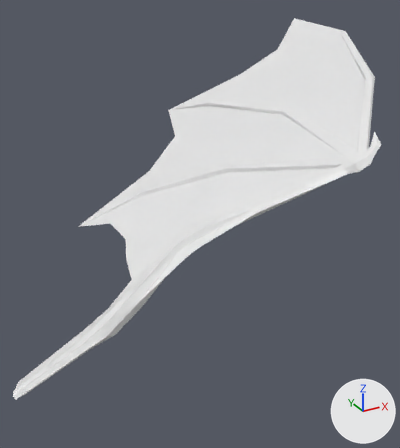
The OBJ model Models/dragon_2_left_wing.obj: old version first, new version second.
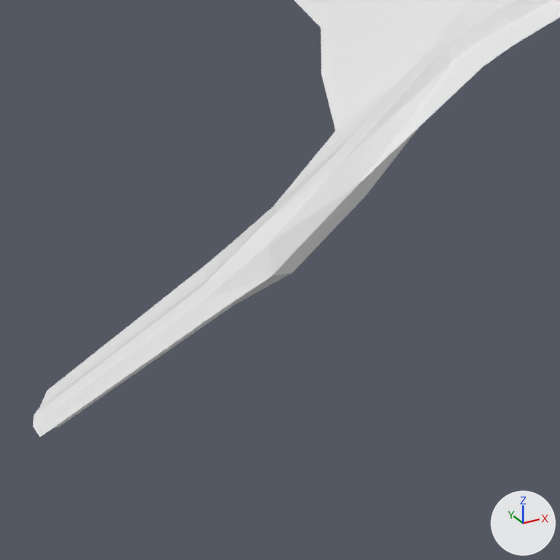
There are two pictures of each version: one whole from a camera (50 mm lens) standing at (-3.6, -32.1, 38.2) and looking at (17.7, 6.7, 18.8), one close up on the part from 0% to 55% of the width and 51% to 100% of the height. The lights are fixed; the arrows at lower right show +X, +Y and +Z. Where no turn or scale is listed for an object, it has been applied to the vertices.

The scene before the commit, as lines of its bpy script (objects in view):
```python
me_cylinder_001 = bpy.data.meshes.new('Cylinder.001')
me_cylinder_001.from_pydata(...)  # 175 vertices, 346 faces; spans x -0.9..38.3, y -8.6..25.4, z 15.6..34.3
# before: 160 (4.2, -2.5, 16.9), 162 (4.4, -3.1, 16.7) at pixel (232, 306), 165 (3.9, -2.5, 17.3) at pixel (205, 280), 166 (4.4, -1.5, 17.0) at pixel (210, 260)
ob_cylinder_001 = bpy.data.objects.new('Cylinder.001', me_cylinder_001)
ob_cylinder_001.location = (0.0, 0.0, 0.0)
```
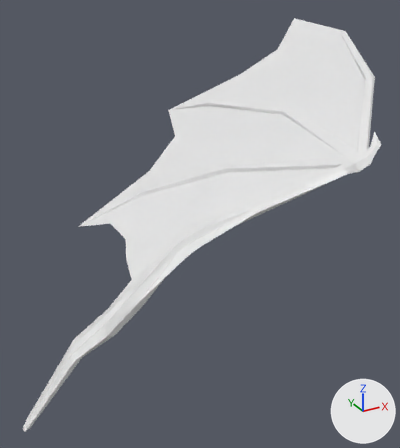
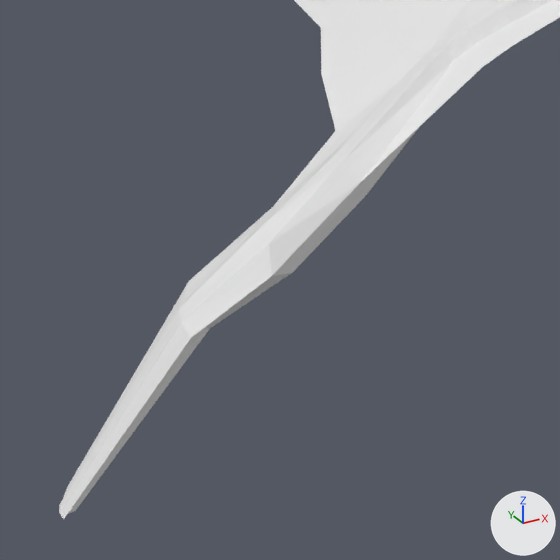
Commit message: fixed the dragon some more

Where the change shows, as pixel boxes (x1, y1, x2, y2) in the close-ups (560 x 560 px; the box of a moved part takes in the faces that stretch with it):
'Cylinder.001', reshaped
    before: (33, 0, 560, 437)
    after: (59, 0, 560, 520)
part 1 of me_cylinder_001, moved or reshaped
    before: (33, 207, 291, 437)
    after: (59, 207, 291, 520)

The change in detail:
me_cylinder_001 has 175 vertices, 346 faces and spans x -0.9..38.3, y -8.6..25.4, z 15.6..34.3.
me_cylinder_001 is used by ob_cylinder_001; location (0.0, 0.0, 0.0).
Part 1, on me_cylinder_001:
Vertices 160, 162, 165, 166 of me_cylinder_001 move by (-0.6, 0.2, -0.6).
Vertex 154 of me_cylinder_001 moves from (3.6, -3.4, 17.7) at pixel (202, 286) to (3.0, -3.3, 17.2) at pixel (178, 308).
Vertex 161 of me_cylinder_001 moves from (3.5, -4.1, 17.8) at pixel (204, 299) to (2.9, -4.0, 17.3) at pixel (180, 322).
Vertex 163 of me_cylinder_001 moves from (3.7, -3.7, 17.2) to (3.1, -3.5, 16.6).
Vertex 164 of me_cylinder_001 moves from (3.6, -4.5, 17.6) at pixel (214, 314) to (3.0, -4.3, 17.1) at pixel (191, 337).
Vertex 167 of me_cylinder_001 moves from (-0.8, -4.4, 16.3) at pixel (33, 414) to (-0.5, -3.8, 13.0) at pixel (59, 504).
Vertex 168 of me_cylinder_001 moves from (-0.4, -3.7, 15.8) to (-0.2, -3.4, 12.6).
Vertex 169 of me_cylinder_001 moves from (-0.9, -4.9, 16.4) at pixel (33, 426) to (-0.5, -4.1, 13.1) at pixel (59, 512).
Vertex 170 of me_cylinder_001 moves from (-0.2, -4.2, 15.6) at pixel (59, 426) to (-0.1, -3.6, 12.5) at pixel (75, 511).
Vertex 171 of me_cylinder_001 moves from (-0.7, -4.6, 16.0) to (-0.4, -3.9, 12.8).
Vertex 172 of me_cylinder_001 moves from (-0.8, -5.1, 16.3) at pixel (39, 437) to (-0.5, -4.3, 13.0) at pixel (63, 519).
Vertex 173 of me_cylinder_001 moves from (-0.6, -3.8, 16.0) at pixel (39, 407) to (-0.3, -3.4, 12.8) at pixel (62, 499).
Vertex 174 of me_cylinder_001 moves from (-0.2, -3.0, 15.9) at pixel (47, 390) to (-0.1, -2.9, 12.7) at pixel (67, 486).
